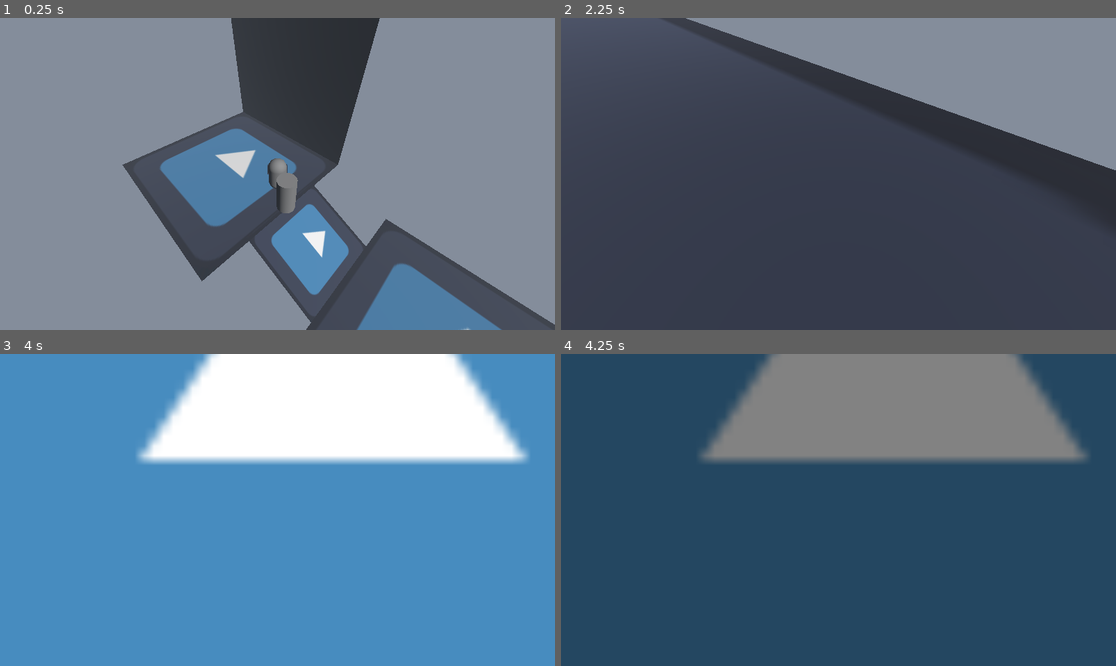
Above: before the commit, frames 1-4 (two rows, left to right).
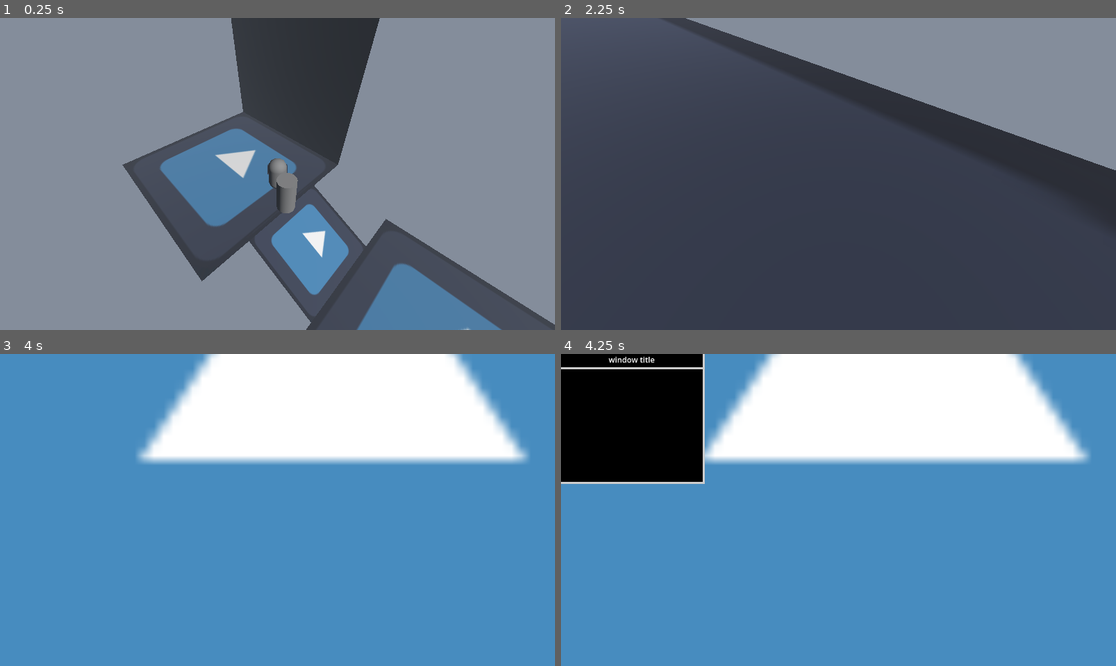
Above: after the commit, the same moments.

Repository: k7x1e/samsara-game
Game: Godot game, scene res://Scenes/Game.tscn
The game is run twice, just before and just after one commit, with the same random seed, the same clock (stepped at 60 frames per second) and the same inputs. The project has no main scene, so this scene is started directly. The engine's default icon, where the game draws it, is replaced by a stand-in: a white triangle on a blue panel in a dark square.
Inputs (mouse positions are in pixels of both pictures, inside the frame that each line leads up to):
- Up to frame 1 (0.25 s): no input
- Up to frame 2 (2.25 s): tap Enter (ui_accept) at 0.5, 0.77 s; move the mouse to (960, 158) at 0.52 s; hold D (right) 0.53-1.25 s; click (960, 158) at 0.67 s; drag from (727, 189) to (810, 236) at 1.27 s; move the mouse to (894, 105) at 2.02 s; hold D (right) from 2.03 s (still down); click (894, 105) at 2.17 s
- Up to frame 3 (4 s): release D (right) at 2.75 s; tap Enter (ui_accept) at 2.75, 3.5, 3.77 s; drag from (249, 572) to (111, 463) at 2.77 s; move the mouse to (444, 556) at 3.52 s; hold A (left) from 3.53 s (still down); click (444, 556) at 3.67 s
- Up to frame 4 (4.25 s): keep holding A (left); tap Middle mouse button (menu) at 4.15 s

Frames 1-3 are identical in both runs. In frame 4, 100% of the frame differs, in the area x 0-100%, y 0-100%.

Commit message:
basics of menu window

Diff:
--- a/Scenes/actor.tscn
+++ b/Scenes/actor.tscn
@@ -4,6 +4,7 @@
 [ext_resource type="PackedScene" uid="uid://bkimo22crvjn5" path="res://Scenes/PlaceholderModel.tscn" id="2_7ei5c"]
 [ext_resource type="Script" uid="uid://baf2et18ajmro" path="res://Scripts/Classes/Behaviour/Follower.gd" id="2_k81ir"]
 [ext_resource type="Script" uid="uid://drjjmjc24qipo" path="res://Scripts/Classes/npc.gd" id="2_lfvdv"]
+[ext_resource type="PackedScene" uid="uid://dbhtmjtvoohhi" path="res://Scenes/billboard.tscn" id="2_ltbwf"]
 
 [sub_resource type="Resource" id="Resource_ltbwf"]
 script = ExtResource("2_k81ir")
@@ -22,15 +23,15 @@
 
 [sub_resource type="CapsuleShape3D" id="CapsuleShape3D_7ei5c"]
 
-[node name="Actor" type="CharacterBody3D" unique_id=1866149922]
+[node name="Actor" type="CharacterBody3D" unique_id=1866149922 groups=["Pausable"]]
 script = ExtResource("1_a4aht")
 NpcClass = SubResource("Resource_7ei5c")
 
-[node name="Visual" type="Node3D" parent="." unique_id=1983415667]
+[node name="Visual" type="Node3D" parent="." unique_id=1983415667 groups=["Pausable"]]
 
-[node name="Nav" type="NavigationAgent3D" parent="." unique_id=87223851]
+[node name="Nav" type="NavigationAgent3D" parent="." unique_id=87223851 groups=["Pausable"]]
 avoidance_enabled = true
 radius = 1.0
 
-[node name="Collision" type="CollisionShape3D" parent="." unique_id=1180956514]
+[node name="Collision" type="CollisionShape3D" parent="." unique_id=1180956514 groups=["Pausable"]]
 shape = SubResource("CapsuleShape3D_7ei5c")
--- a/Scenes/billboard.tscn
+++ b/Scenes/billboard.tscn
@@ -11,28 +11,28 @@
 border_width_right = 10
 border_color = Color(0, 0, 0, 1)
 
-[node name="billboard" type="Node3D" unique_id=1199928384]
+[node name="billboard" type="Node3D" unique_id=1199928384 groups=["Pausable"]]
 script = ExtResource("1_dwpb4")
 billboardtext = "I am an npc bro"
 
-[node name="Sprite3D" type="Sprite3D" parent="." unique_id=928405031]
+[node name="Sprite3D" type="Sprite3D" parent="." unique_id=928405031 groups=["Pausable"]]
 billboard = 1
 texture = SubResource("ViewportTexture_dwpb4")
 
-[node name="SubViewport" type="SubViewport" parent="." unique_id=1884092643]
+[node name="SubViewport" type="SubViewport" parent="." unique_id=1884092643 groups=["Pausable"]]
 transparent_bg = true
 size = Vector2i(512, 50)
 
-[node name="CanvasLayer" type="CanvasLayer" parent="SubViewport" unique_id=1910178090]
+[node name="CanvasLayer" type="CanvasLayer" parent="SubViewport" unique_id=1910178090 groups=["Pausable"]]
 
-[node name="CenterContainer" type="CenterContainer" parent="SubViewport/CanvasLayer" unique_id=612352579]
+[node name="CenterContainer" type="CenterContainer" parent="SubViewport/CanvasLayer" unique_id=612352579 groups=["Pausable"]]
 anchors_preset = 15
 anchor_right = 1.0
 anchor_bottom = 1.0
 grow_horizontal = 2
 grow_vertical = 2
 
-[node name="RichTextLabel" type="RichTextLabel" parent="SubViewport/CanvasLayer/CenterContainer" unique_id=786642556]
+[node name="RichTextLabel" type="RichTextLabel" parent="SubViewport/CanvasLayer/CenterContainer" unique_id=786642556 groups=["Pausable"]]
 layout_mode = 2
 size_flags_horizontal = 3
 theme_override_font_sizes/normal_font_size = 30
--- a/Scenes/menu.tscn
+++ b/Scenes/menu.tscn
@@ -2,6 +2,22 @@
 
 [ext_resource type="Script" uid="uid://dhut73dh0ov62" path="res://Scripts/menu.gd" id="1_xhh6f"]
 [ext_resource type="Texture2D" uid="uid://bsajubq81b2qs" path="res://Textures/black.png" id="2_cayip"]
+[ext_resource type="Script" uid="uid://mo4mee6m6nr1" path="res://Scripts/UI/windowTitleBar.gd" id="3_cayip"]
+
+[sub_resource type="StyleBoxFlat" id="StyleBoxFlat_xhh6f"]
+bg_color = Color(0, 0, 0, 1)
+border_width_left = 5
+border_width_top = 5
+border_width_right = 5
+border_width_bottom = 5
+expand_margin_left = 5.0
+expand_margin_top = 5.0
+expand_margin_right = 5.0
+expand_margin_bottom = 5.0
+
+[sub_resource type="StyleBoxFlat" id="StyleBoxFlat_cayip"]
+bg_color = Color(0, 0, 0, 1)
+border_width_top = 5
 
 [node name="Menu" type="CanvasLayer" unique_id=539579730]
 follow_viewport_enabled = true
@@ -17,6 +33,7 @@
 grow_vertical = 2
 
 [node name="TextureRect" type="TextureRect" parent="Menu" unique_id=1030292509]
+visible = false
 modulate = Color(1, 1, 1, 0.49019608)
 layout_mode = 1
 anchors_preset = 15
@@ -25,3 +42,39 @@
 grow_horizontal = 2
 grow_vertical = 2
 texture = ExtResource("2_cayip")
+
+[node name="Window" type="Control" parent="Menu" unique_id=1679423571]
+anchors_preset = 0
+offset_right = 294.0
+offset_bottom = 265.0
+
+[node name="Panel" type="Panel" parent="Menu/Window" unique_id=483557386]
+layout_mode = 1
+anchors_preset = 15
+anchor_right = 1.0
+anchor_bottom = 1.0
+grow_horizontal = 2
+grow_vertical = 2
+theme_override_styles/panel = SubResource("StyleBoxFlat_xhh6f")
+
+[node name="VBoxContainer" type="VBoxContainer" parent="Menu/Window" unique_id=232444343]
+layout_mode = 1
+anchors_preset = 15
+anchor_right = 1.0
+anchor_bottom = 1.0
+grow_horizontal = 2
+grow_vertical = 2
+
+[node name="HBoxContainer" type="HBoxContainer" parent="Menu/Window/VBoxContainer" unique_id=1133072178]
+layout_mode = 2
+alignment = 1
+script = ExtResource("3_cayip")
+
+[node name="Label" type="Label" parent="Menu/Window/VBoxContainer/HBoxContainer" unique_id=2039275021]
+layout_mode = 2
+text = "window title"
+
+[node name="PanelContainer" type="PanelContainer" parent="Menu/Window/VBoxContainer" unique_id=1851446025]
+layout_mode = 2
+size_flags_vertical = 3
+theme_override_styles/panel = SubResource("StyleBoxFlat_cayip")
--- /dev/null
+++ b/Scripts/UI/windowTitleBar.gd
@@ -0,0 +1,15 @@
+extends HBoxContainer
+
+var dragging = false
+var offset = Vector2.ZERO
+@onready var window = get_parent().get_parent()
+
+func _gui_input(event: InputEvent) -> void:
+	if event is InputEventMouseButton:
+		if event.button_index == MOUSE_BUTTON_LEFT:
+			#print("Clicked")
+			dragging = event.pressed
+			offset = get_global_mouse_position() - window.global_position
+	elif event is InputEventMouseMotion and dragging:
+		#print("dragging")
+		window.global_position = get_global_mouse_position() - offset
--- a/Scripts/devlog.gd
+++ b/Scripts/devlog.gd
@@ -34,3 +34,5 @@
 #typing in here to not do so in any documents, each game chapter (or reincarnation) is fairly long but split into parts, Each time you complete a part you kinda prestige and only bring with you that which is bound to your soul and go on to the next part.
 #23:00
 #added the basic function for adding everything in and thus adding the basis for the save function.
+#23:28
+#got the basics of a window for the menu up and running.
Not shown, added: Scripts/UI/windowTitleBar.gd.uid
